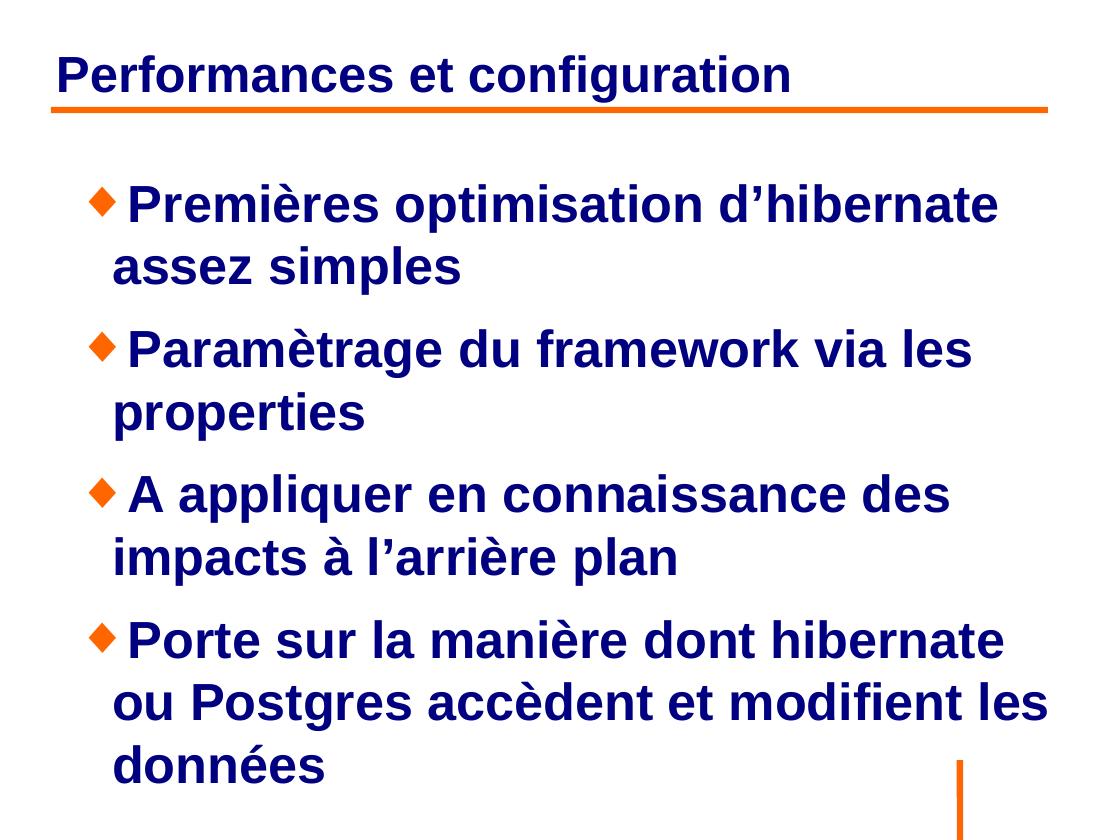
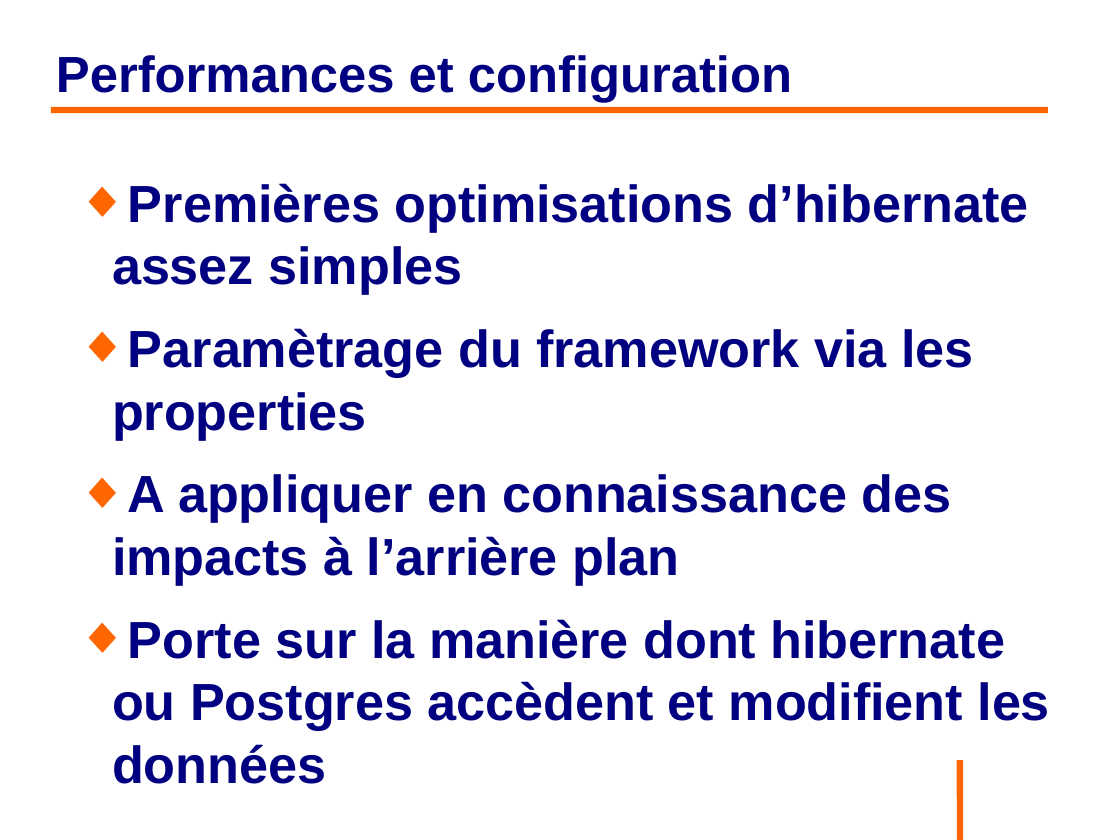
Before and after one commit to philphils/formation-hibernate-avancee, a slide deck: slide 12 of Documentation/diapo_formation_hibernate_avancee.odp. Drawn at 1120x840 pixels with LibreOffice and Linux fonts; fonts in the diff are those of the drawing; background and template pictures are left out. Boxes give left, top, right and bottom in pixels: in the first picture for what was removed or moved away, otherwise in the second. Text is boxed around its words. In the diff, an @@ line names an element or a change of style, - is before the commit and + after.

```diff
--- a/Documentation/diapo_formation_hibernate_avancee.odp
+++ b/Documentation/diapo_formation_hibernate_avancee.odp
@@ text at (112, 183, 1029, 295): text changed @@
-◆ Premières optimisation d’hibernate assez simples
+◆ Premières optimisations d’hibernate assez simples
```
Also in this commit, not shown: 6 other slides changed.
